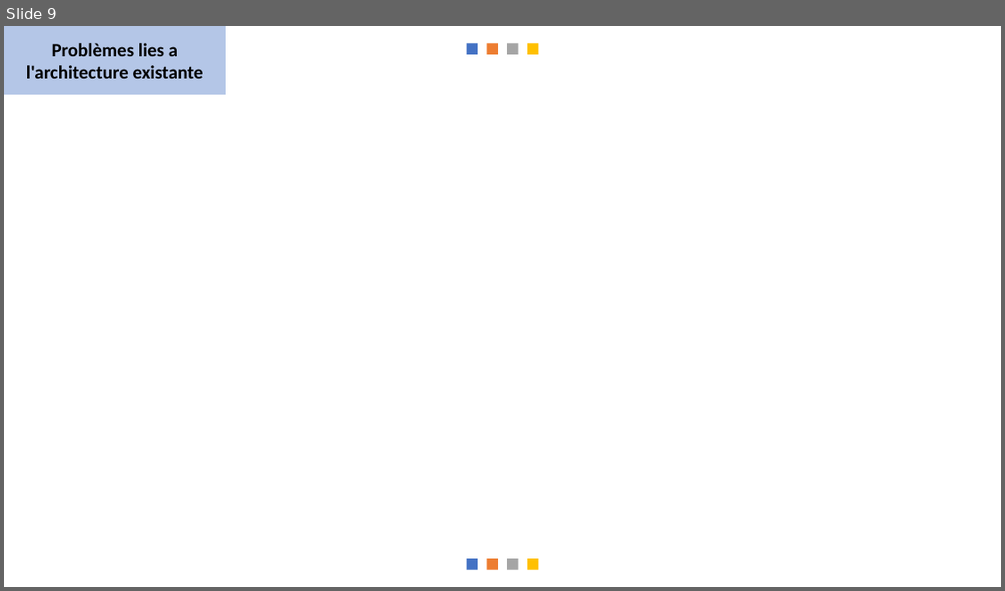
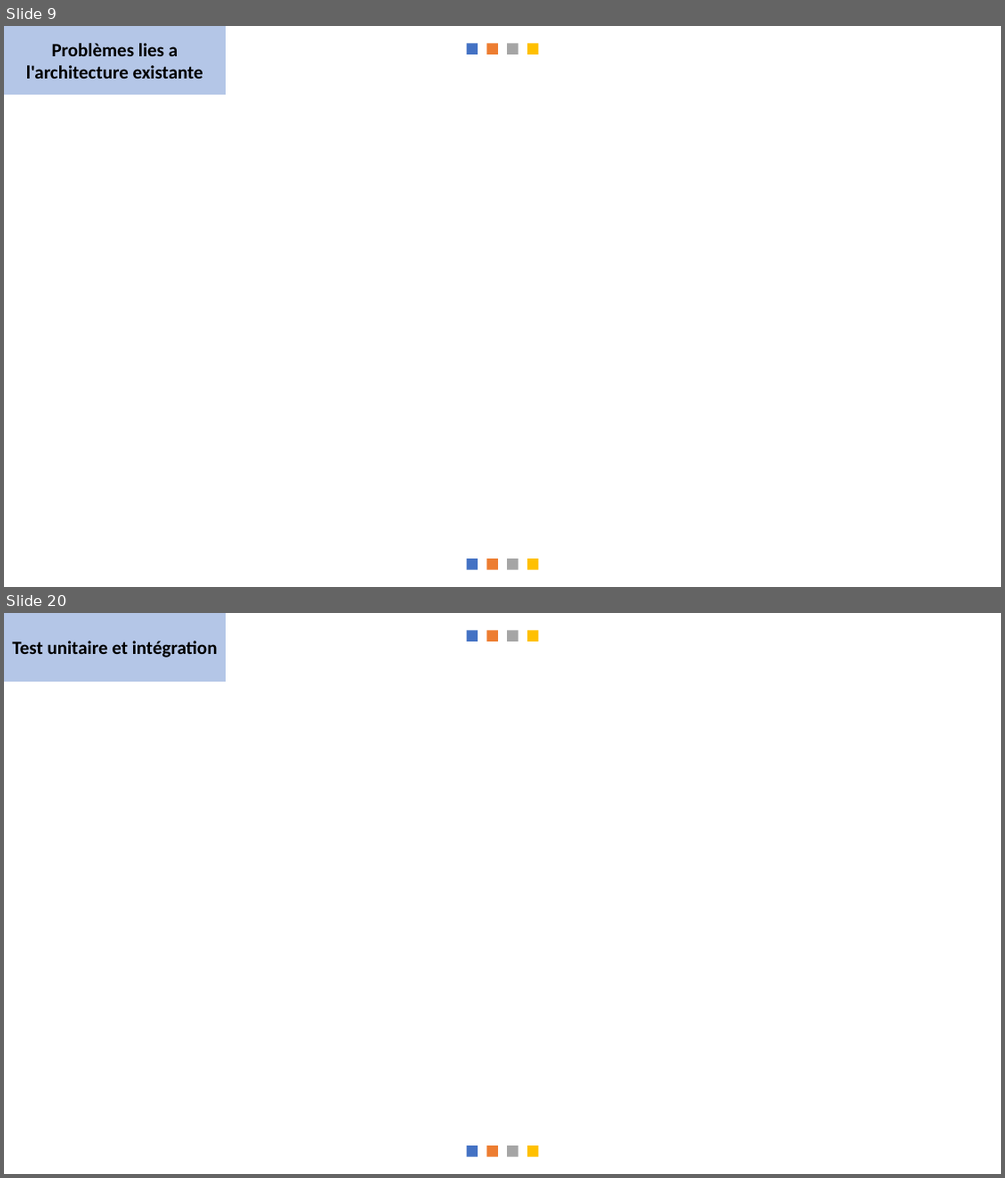
Before and after one commit to messaoudibrahim/Memoire, a slide deck: DIAPO/Présentation.pptx. Shown one above the other, each under a label of ours: slide 9 before the commit, slides 9 and 20 after it; the slides between them are not shown. The pictures are 1005x591 and 1005x1178 pixels, drawn with LibreOffice and Linux fonts; fonts in the diff are those of the drawing. Boxes give left, top, right and bottom in pixels: in the first picture for what was removed or moved away, otherwise in the second. Text is boxed around its words. In the diff, an @@ line names an element or a change of style, - is before the commit and + after.

```diff
--- a/DIAPO/Présentation.pptx
+++ b/DIAPO/Présentation.pptx
@@ slide 20 added at (4,613,1001,1174), background #FFFFFF; not listed: 8 template elements that a slide beside it also shows @@
@@ rectangle added at (4,613,226,682), fill #4472C4 at 40% opacity, 18 pt, text #000000, bold @@
+Test unitaire et intégration
```
Also in this commit, not shown: 11 other slides added, 1 other file.
